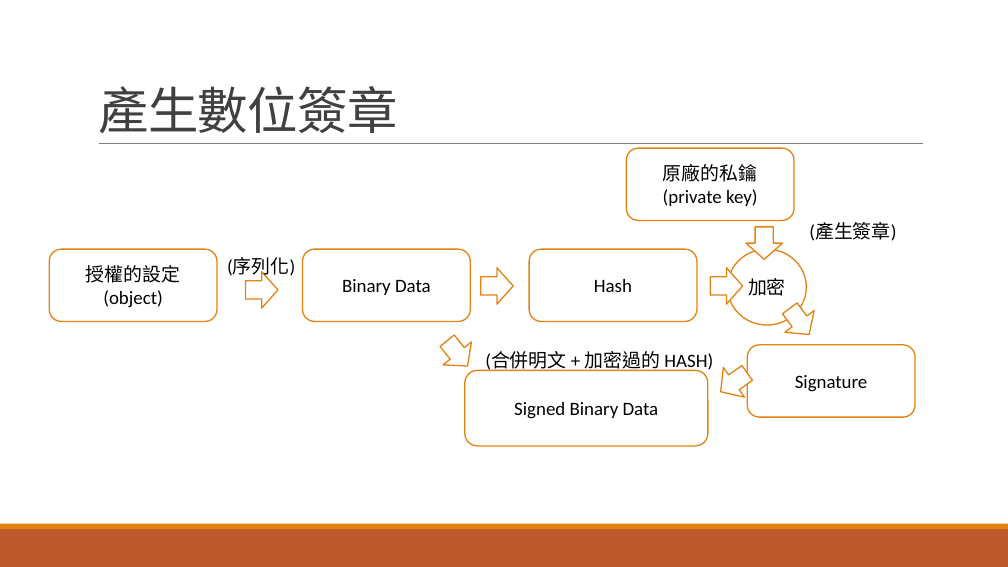
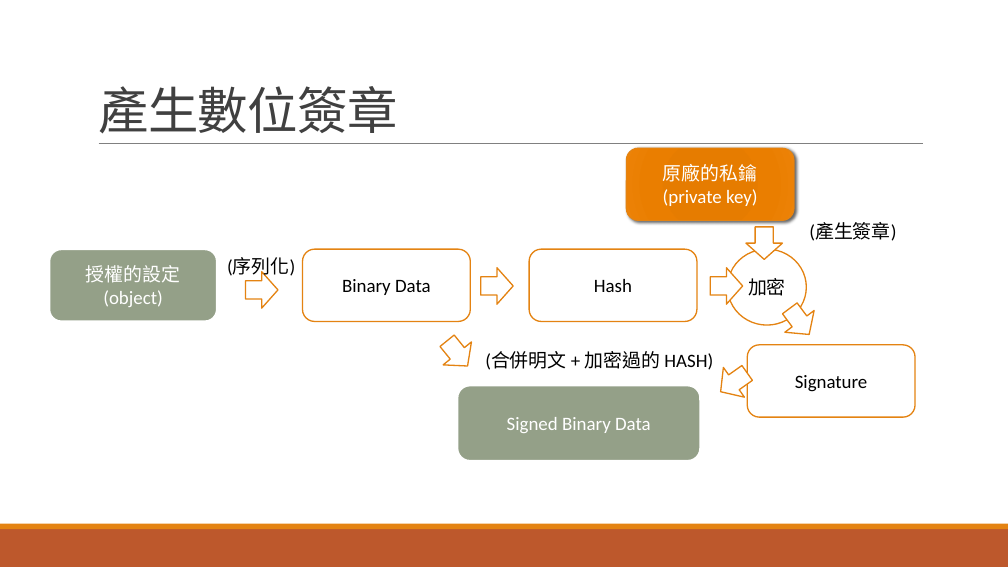
Before and after one commit to andrew0928/MeetUp.ApiTokenDemo, a slide deck: slide 6 of APITOKEN-DEMO.pptx (slide 10 before the commit). Drawn at 1008x567 pixels with LibreOffice and Linux fonts; fonts in the diff are those of the drawing. Boxes give left, top, right and bottom in pixels: in the first picture for what was removed or moved away, otherwise in the second. Text is boxed around its words. In the diff, an @@ line names an element or a change of style, - is before the commit and + after.

```diff
--- a/APITOKEN-DEMO.pptx
+++ b/APITOKEN-DEMO.pptx
@@ rounded rectangle "原廠的私鑰" at <box>626,148,794,221</box>: text colour #000000 to #FFFFFF; fill #FFFFFF to gradient #E57B00 to #E87D00 to #EB7E00 to #EF8407; outline #E48312 1.25 pt to #E48312 1 pt; shadow on @@
@@ rounded rectangle "授權的設定" at <box>49,250,217,322</box>: text colour #000000 to #FFFFFF; fill #FFFFFF to #94A088; outline #E48312 1.25 pt to #FFFFFF 2 pt @@
@@ rounded rectangle "Signed Binary Data" at <box>457,386,700,461</box>: text colour #000000 to #FFFFFF; fill #FFFFFF to #94A088; outline #E48312 1.25 pt to #FFFFFF 2 pt @@
@@ rounded rectangle "Signed Binary Data": place and size @@
-rounded rectangle "Signed Binary Data" at <box>465,371,708,446</box>
+rounded rectangle "Signed Binary Data" at <box>457,386,700,461</box>
```
Also in this commit, not shown: 6 other slides changed, 4 slides added, 1 slide removed, 13 other files.
